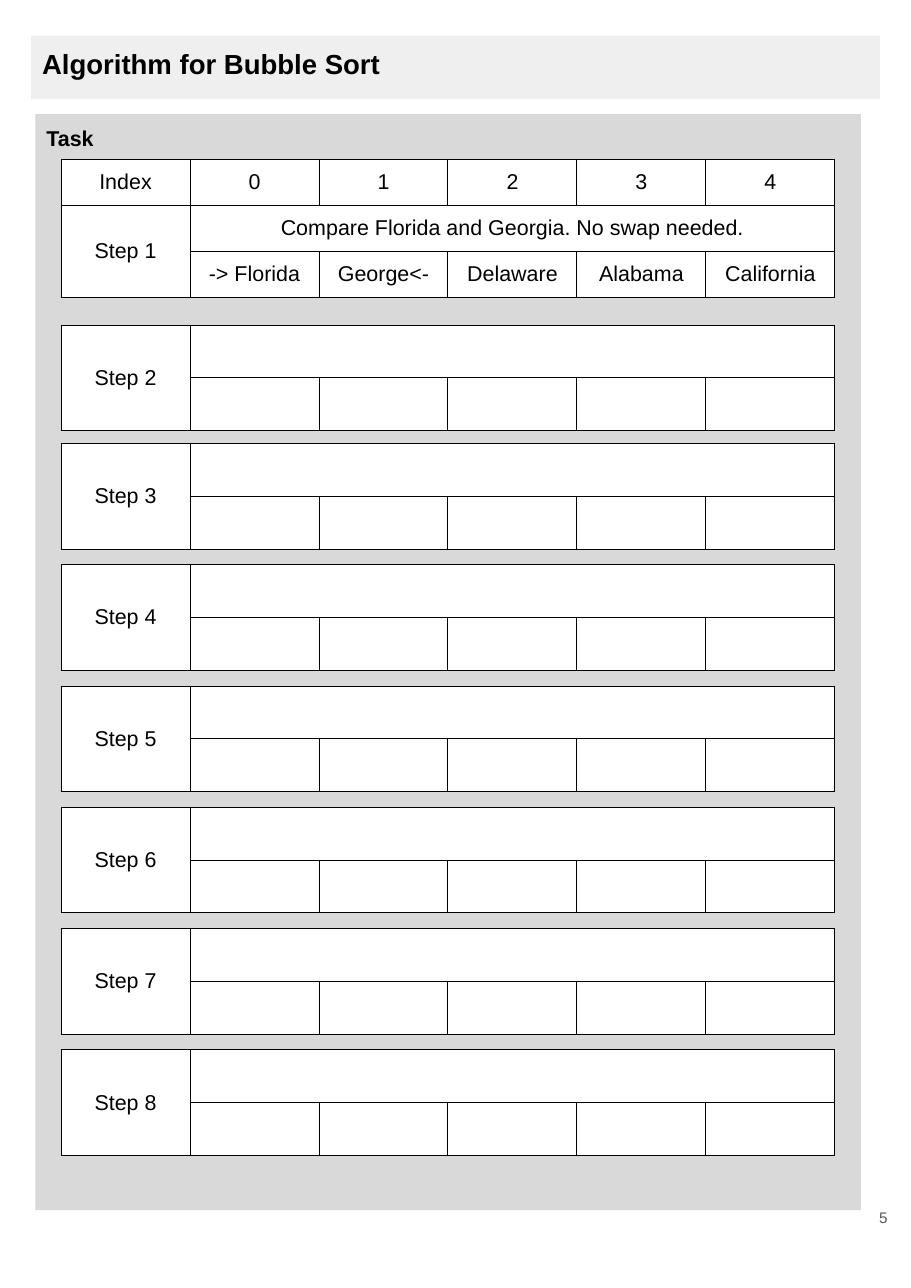
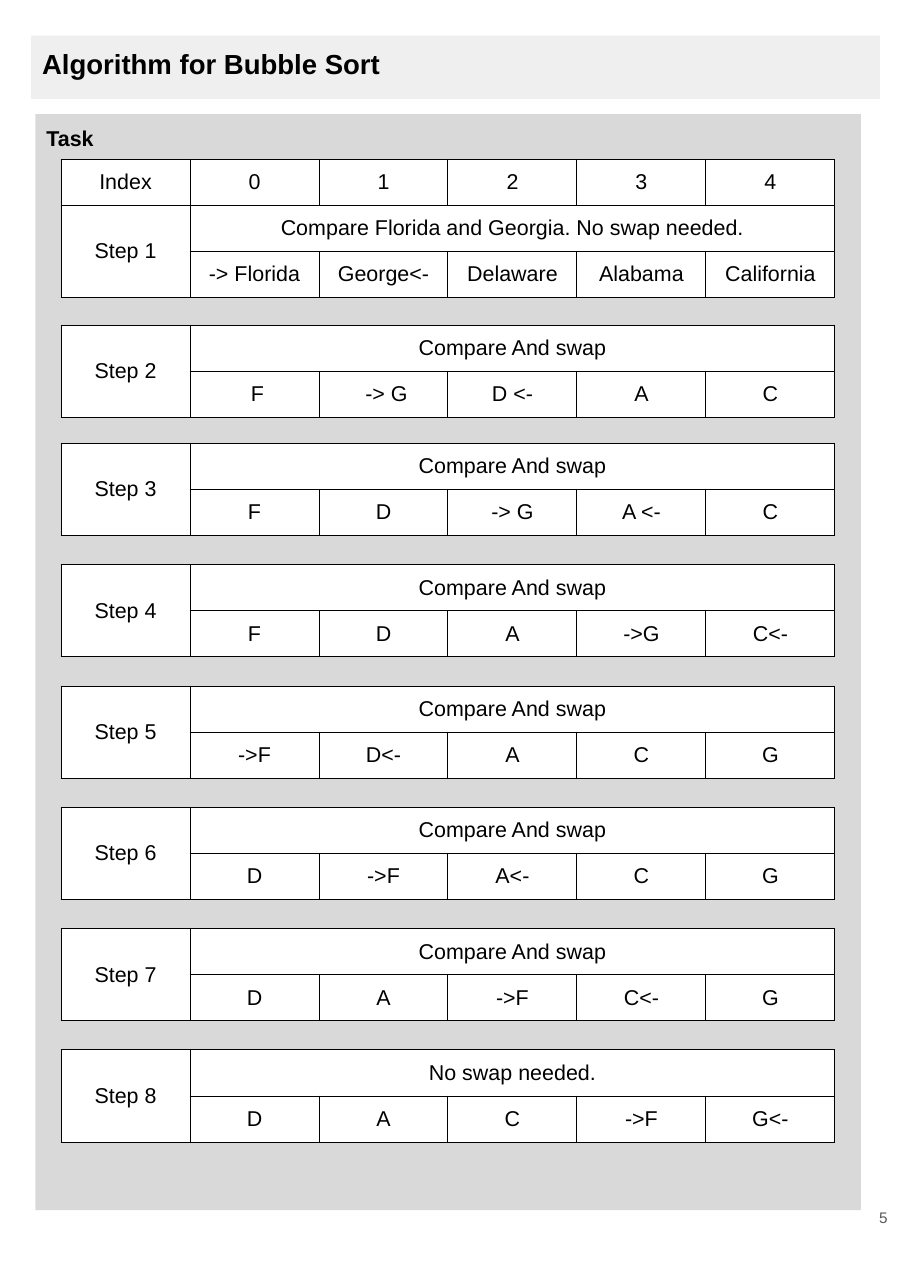
Before and after one commit to Ice424/CS-ALevel, a slide deck: slide 5 of python/Sorting Algorithms/V2.0 4.3.5 Sorting Algorithms.pptx. Drawn at 911x1288 pixels with LibreOffice and Linux fonts; fonts in the diff are those of the drawing. Boxes give left, top, right and bottom in pixels: in the first picture for what was removed or moved away, otherwise in the second. Text is boxed around its words. In the diff, an @@ line names an element or a change of style, - is before the commit and + after.

```diff
--- a/python/Sorting Algorithms/V2.0 4.3.5 Sorting Algorithms.pptx
+++ b/python/Sorting Algorithms/V2.0 4.3.5 Sorting Algorithms.pptx
@@ table at (61, 325, 834, 686) @@
-row 1, column 2: 
+row 1, column 2: Compare And swap
-row 2:  |  |  |  |  | 
+row 2:  | F | -> G | D <- | A | C
@@ table at (61, 444, 834, 805) @@
-row 1, column 2: 
+row 1, column 2: Compare And swap
-row 2:  |  |  |  |  | 
+row 2:  | F | D | -> G | A <- | C
@@ table at (61, 565, 834, 926) @@
-row 1, column 2: 
+row 1, column 2: Compare And swap
-row 2:  |  |  |  |  | 
+row 2:  | F | D | A | ->G | C<-
@@ table at (61, 686, 834, 1130) @@
-row 1, column 2: 
+row 1, column 2: Compare And swap
-row 2:  |  |  |  |  | 
+row 2:  | ->F | D<- | A | C | G
@@ table at (61, 807, 834, 1169) @@
-row 1, column 2: 
+row 1, column 2: Compare And swap
-row 2:  |  |  |  |  | 
+row 2:  | D | ->F | A<- | C | G
@@ table at (61, 929, 834, 1288) @@
-row 1, column 2: 
+row 1, column 2: Compare And swap
-row 2:  |  |  |  |  | 
+row 2:  | D | A | ->F | C<- | G
@@ table at (61, 1050, 834, 1288) @@
-row 1, column 2: 
+row 1, column 2: No swap needed.
-row 2:  |  |  |  |  | 
+row 2:  | D | A | C | ->F | G<-
```
Also in this commit, not shown: 3 other slides changed, 2 other files.
